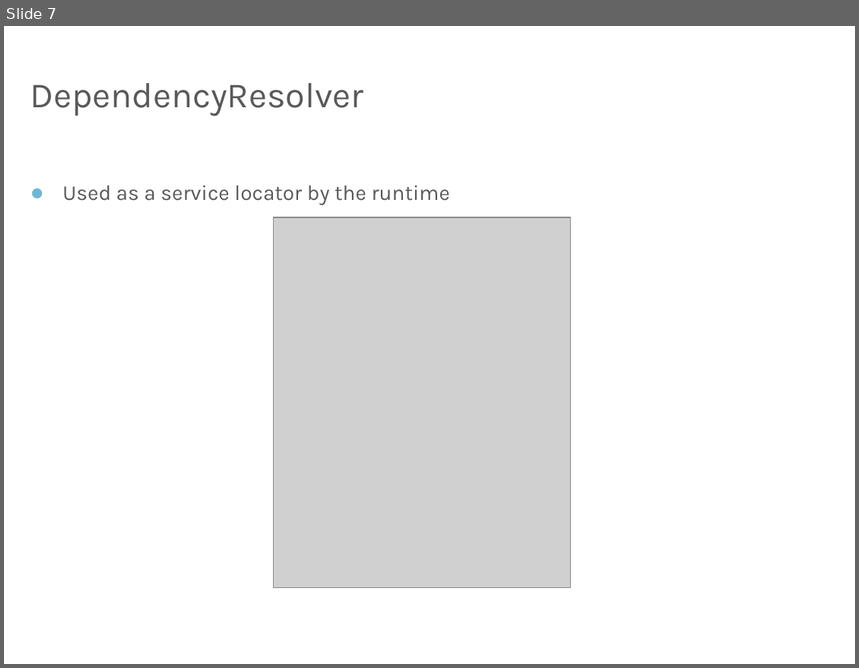
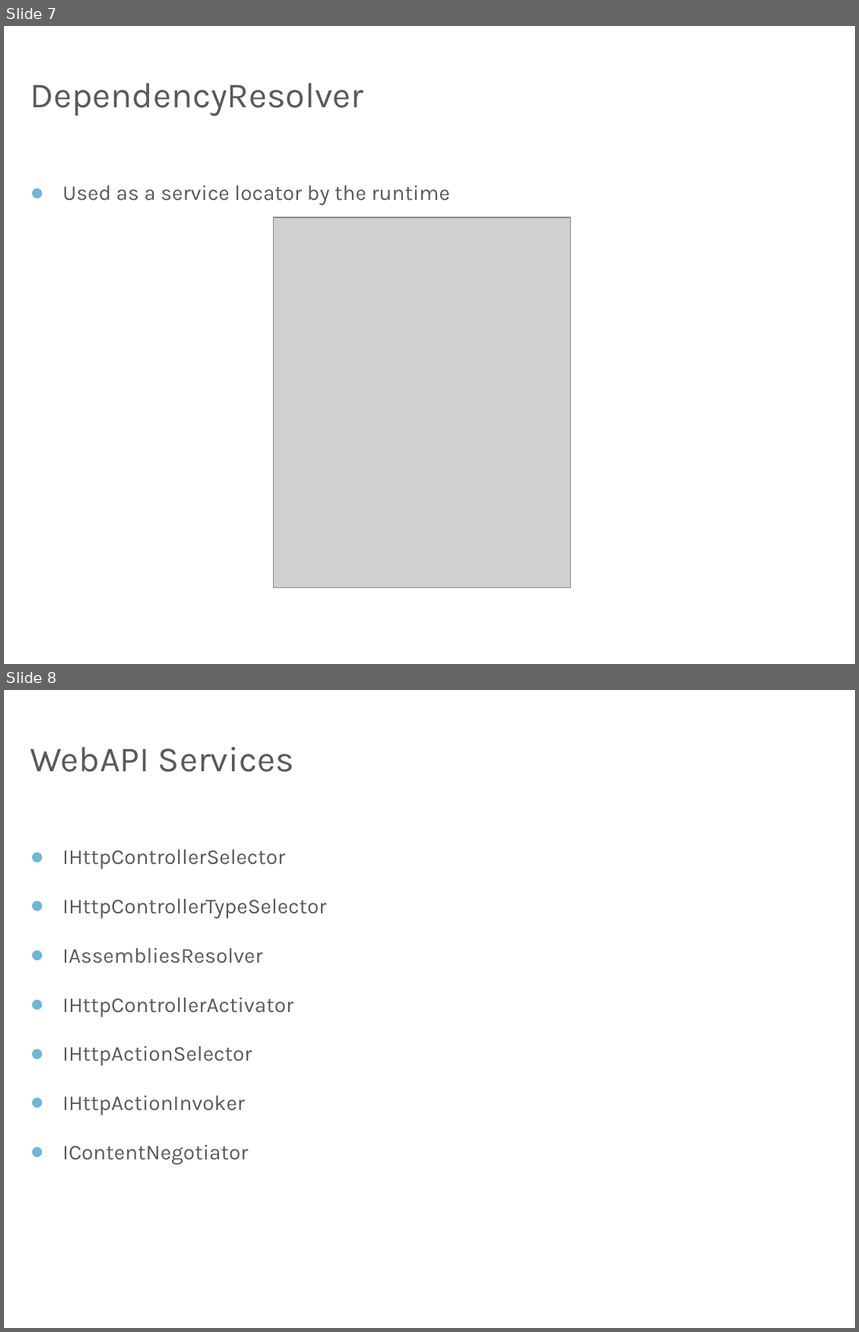
Before and after one commit to OdeToCode/classes, a slide deck: mvc/slides/w5_WebAPI_Extensibility.pptx. Shown one above the other, each under a label of ours: slide 7 before the commit, slides 7 and 8 after it. The pictures are 859x668 and 859x1332 pixels, drawn with LibreOffice and Linux fonts; fonts in the diff are those of the drawing; grey boxes stand for pictures; background and template pictures are left out. Boxes give left, top, right and bottom in pixels: in the first picture for what was removed or moved away, otherwise in the second. Text is boxed around its words. In the diff, an @@ line names an element or a change of style, - is before the commit and + after.

```diff
--- a/mvc/slides/w5_WebAPI_Extensibility.pptx
+++ b/mvc/slides/w5_WebAPI_Extensibility.pptx
@@ slide 8 added at (4, 690, 855, 1328), background picture (left out) @@
@@ title added at (30, 747, 294, 772), 30 pt, text #595959 @@
+WebAPI Services
@@ text added at (63, 850, 326, 1164), 18 pt, text #595959 @@
+● IHttpControllerSelector
+● IHttpControllerTypeSelector
+● IAssembliesResolver
+● IHttpControllerActivator
+● IHttpActionSelector
+● IHttpActionInvoker
+● IContentNegotiator
```
Also in this commit, not shown: 1 other file.
